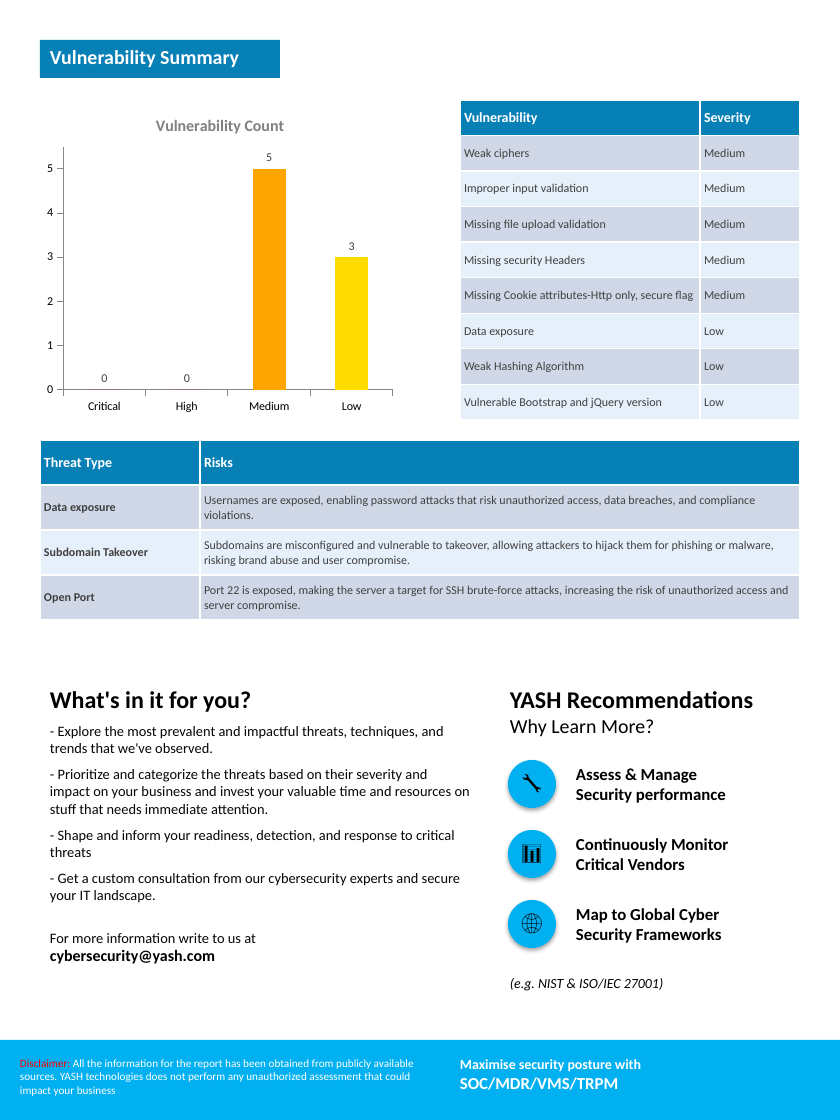
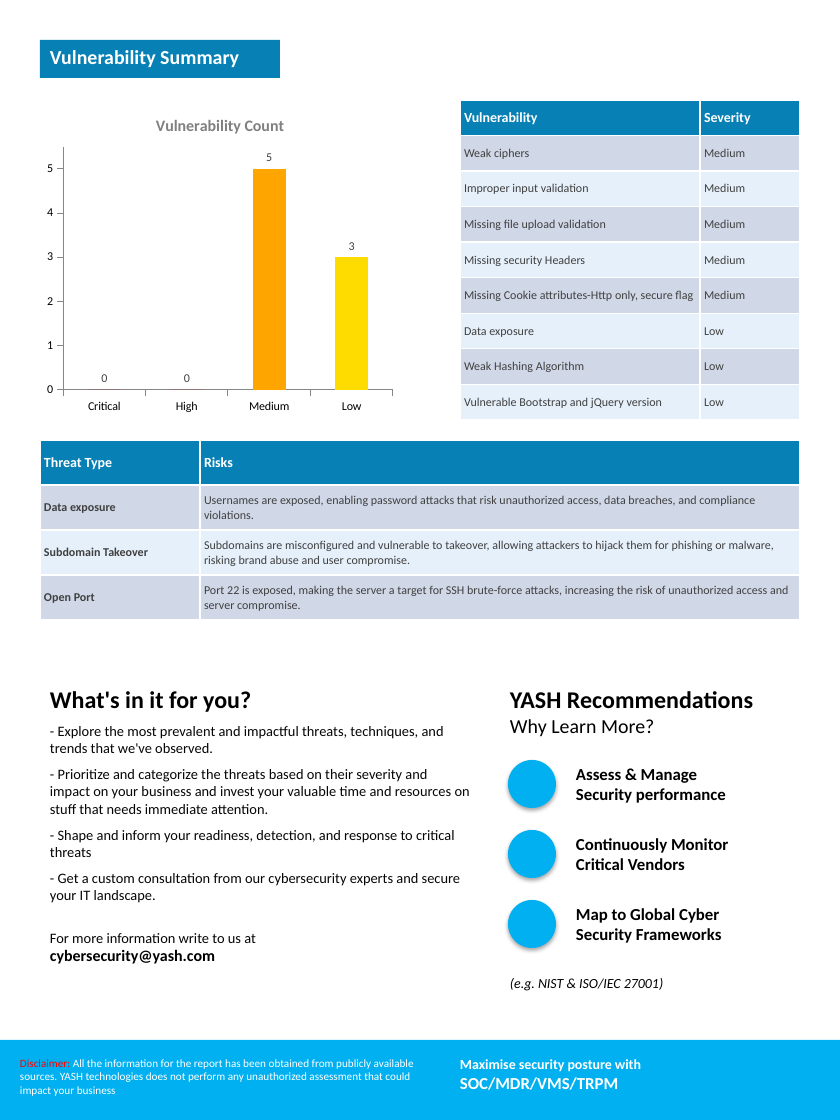
Before and after one commit to AnekantEmployee/vms_automation, a slide deck: slide 2 of vulnerability_summary_with_table.pptx. Drawn at 840x1120 pixels with LibreOffice and Linux fonts; fonts in the diff are those of the drawing; background and template pictures are left out. Boxes give left, top, right and bottom in pixels: in the first picture for what was removed or moved away, otherwise in the second. Text is boxed around its words. In the diff, an @@ line names an element or a change of style, - is before the commit and + after.

```diff
--- a/vulnerability_summary_with_table.pptx
+++ b/vulnerability_summary_with_table.pptx
@@ text removed at <box>508,760,556,807</box> @@
-🔧
@@ text removed at <box>508,830,556,878</box> @@
-📊
@@ text removed at <box>508,900,556,948</box> @@
-🌐
```
Also in this commit, not shown: 1 slide added, 1 slide removed, 7 other files.
